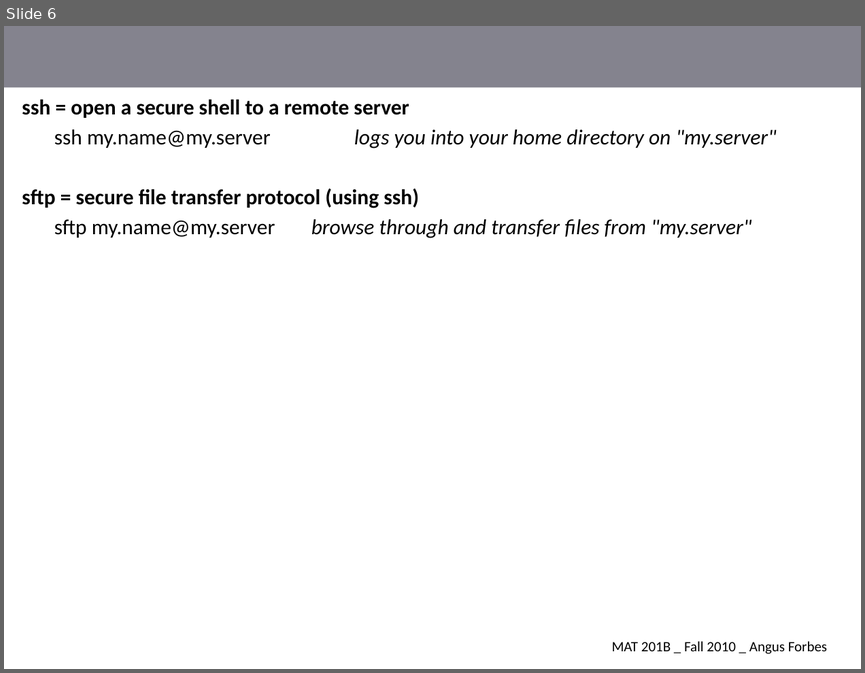
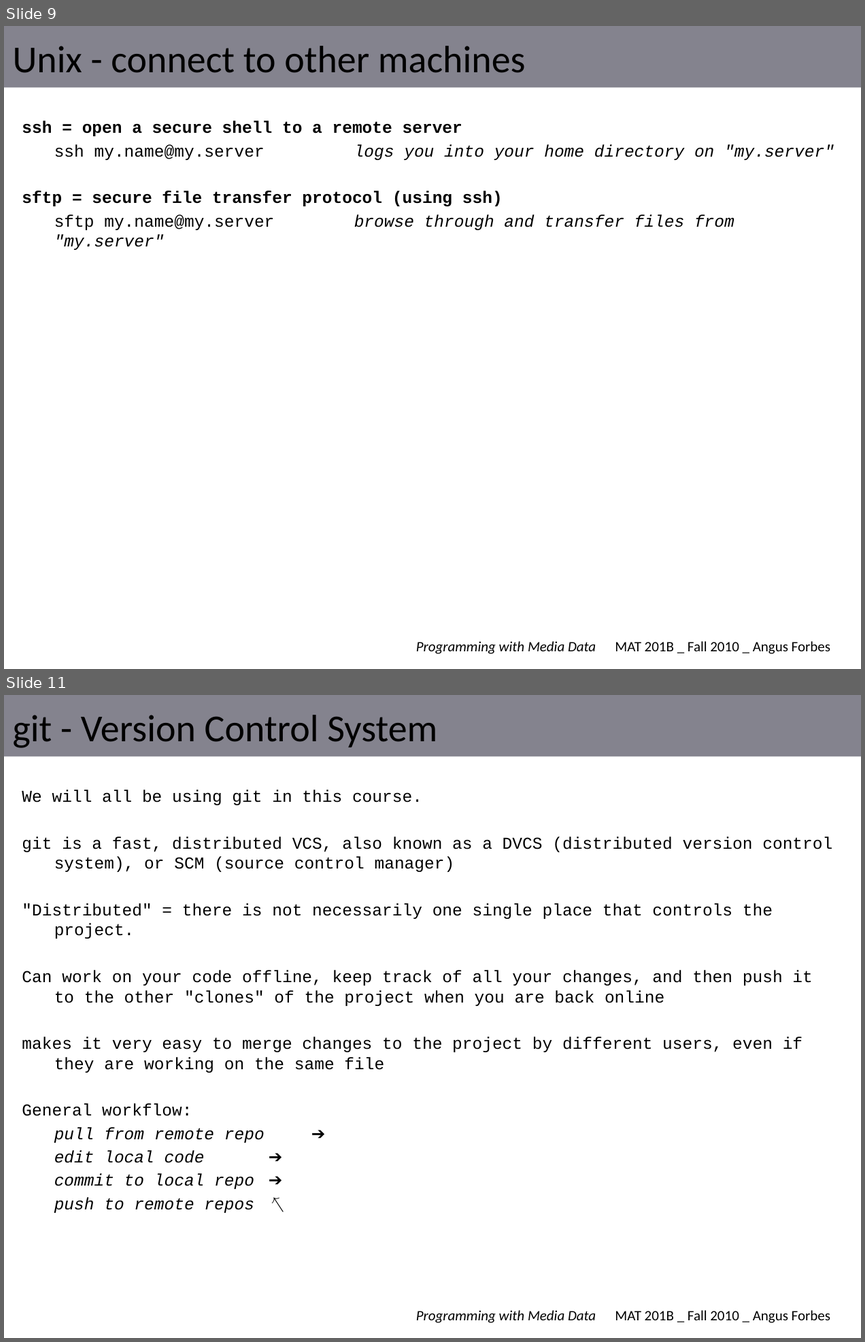
Before and after one commit to angusforbes/mat201b, a slide deck: slides/week1_thurs.pptx. Shown one above the other, each under a label of ours: slide 6 before the commit, slides 9 and 11 after it; the slides between them are not shown. The pictures are 865x673 and 865x1342 pixels, drawn with LibreOffice and Linux fonts; fonts in the diff are those of the drawing. Boxes give left, top, right and bottom in pixels: in the first picture for what was removed or moved away, otherwise in the second. Text is boxed around its words. In the diff, an @@ line names an element or a change of style, - is before the commit and + after.

```diff
--- a/slides/week1_thurs.pptx
+++ b/slides/week1_thurs.pptx
@@ slide 11 added at [4, 695, 861, 1338], background #FFFFFF; not listed: 3 template elements that a slide beside it also shows @@
@@ title added at [13, 715, 437, 748], 32 pt, text #000000 @@
+git - Version Control System
@@ text added at [22, 790, 832, 1212], 14 pt, text #000000 @@
+We will all be using git in this course.
+git is a fast, distributed VCS, also known as a DVCS (distributed version control system), or SCM (source control manager)
+"Distributed" = there is not necessarily one single place that controls the project.
+Can work on your code offline, keep track of all your changes, and then push it to the other "clones" of the project when you are back online
+makes it very easy to merge changes to the project by different users, even if they are working on the same file
+General workflow:
+pull from remote repo ➔
+edit local code ➔
+commit to local repo ➔
+push to remote repos ↖
@@ what was slide 6 is now slide 9 @@
@@ slide 9 changed as well @@
@@ title added at [13, 46, 526, 73], 32 pt, text #000000 @@
+Unix - connect to other machines
@@ text "ssh = open a secure ..." at [22, 121, 834, 250]: size 18 to 14 pt, font Calibri to Courier New @@
@@ text "MAT 201B _ Fall 2010 ...": place and size @@
-text "MAT 201B _ Fall 2010 ..." at [612, 641, 827, 654]
+text "MAT 201B _ Fall 2010 ..." at [615, 641, 830, 654]
@@ text added at [416, 641, 596, 654], 12 pt, text #000000, italic @@
+Programming with Media Data
```
Also in this commit, not shown: 5 other slides changed, 9 other slides added, 1 other file.
